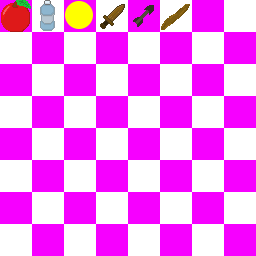
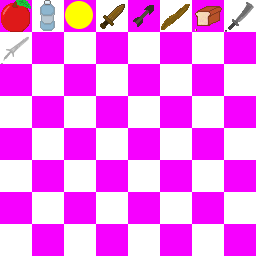
Before/after of a 256 x 256 layered artwork. What changed in the layer stack:
added layer "Iron Sword" above "Stone Sword-ish kind of" over [1, 36, 29, 64]
added layer "Stone Sword-ish kind of" above "Bread" over [194, 2, 254, 32]
added layer "Bread" above "MagicWand" over [194, 5, 223, 32]
